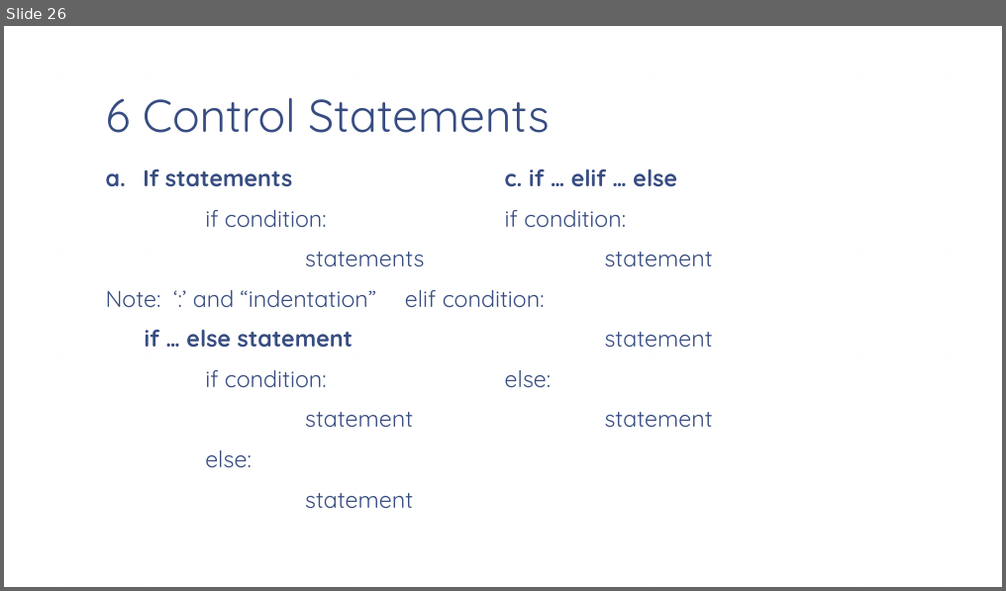
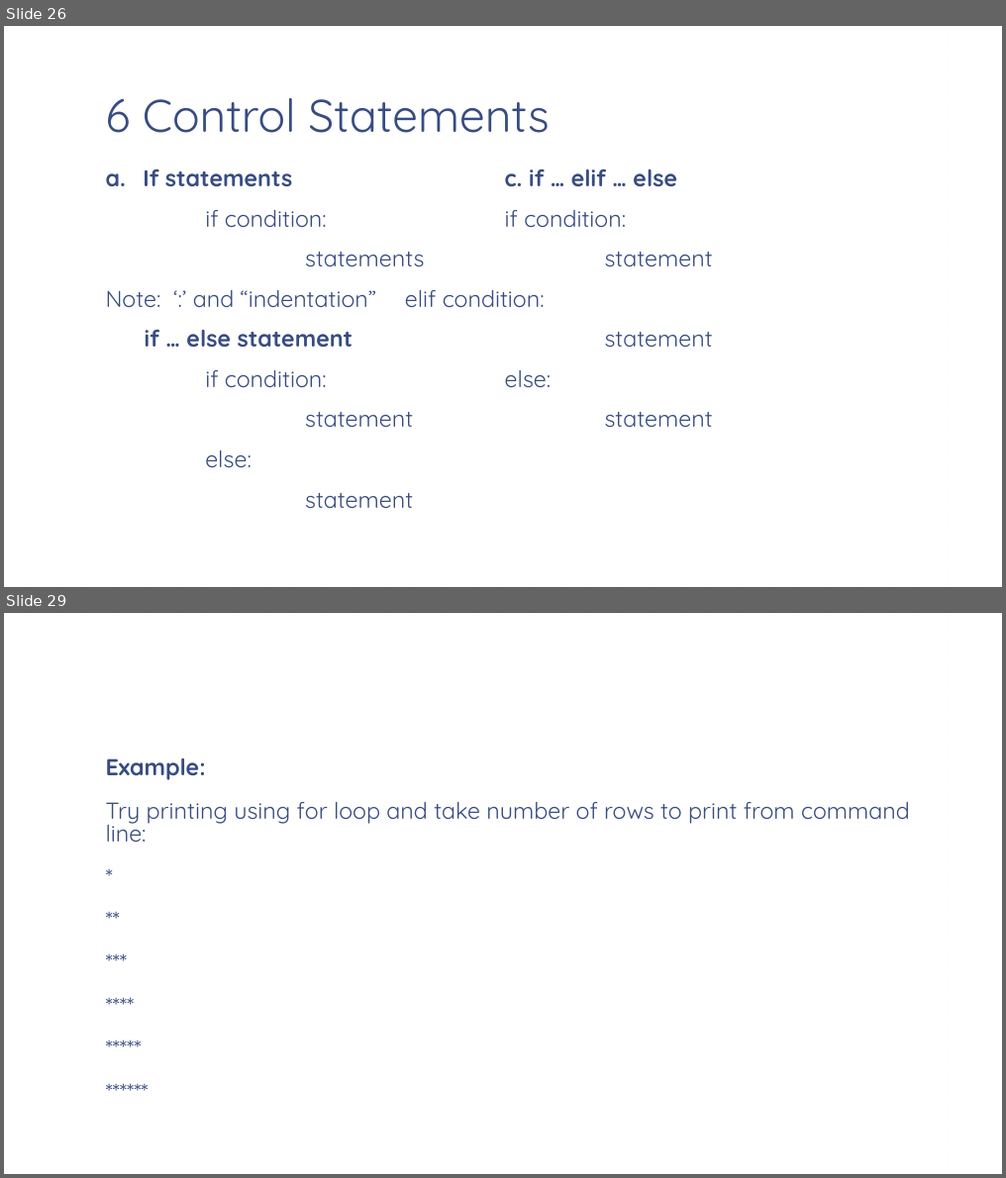
Before and after one commit to vaishnavi-consultants/Computer-Science, a slide deck: Python/Session2/PPT/Python_Fundamentals(Notes).pptx. Shown one above the other, each under a label of ours: slide 26 before the commit, slides 26 and 29 after it; the slides between them are not shown. The pictures are 1006x591 and 1006x1178 pixels, drawn with LibreOffice and Linux fonts; fonts in the diff are those of the drawing; background and template pictures are left out. Boxes give left, top, right and bottom in pixels: in the first picture for what was removed or moved away, otherwise in the second. Text is boxed around its words. In the diff, an @@ line names an element or a change of style, - is before the commit and + after.

```diff
--- a/Python/Session2/PPT/Python_Fundamentals(Notes).pptx
+++ b/Python/Session2/PPT/Python_Fundamentals(Notes).pptx
@@ slide 29 added at [4, 613, 1002, 1174], background picture (left out); not listed: 1 template element that a slide beside it also shows @@
@@ text added at [106, 759, 910, 843], 22.2 pt, text #374C81 @@
+Example:
+Try printing using for loop and take number of rows to print from command line:
+*
+**
+***
+****
+*****
+******
```
Also in this commit, not shown: 5 slides changed, 4 other slides added.
